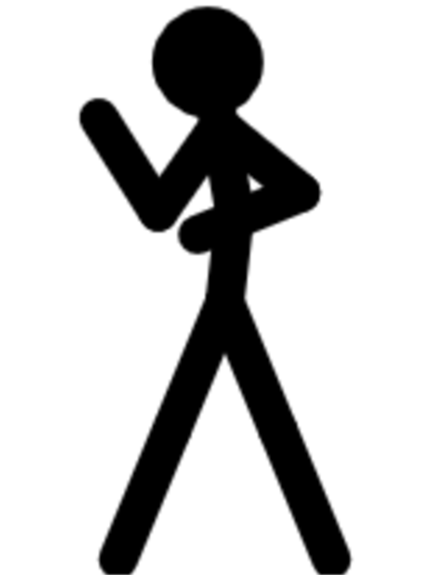
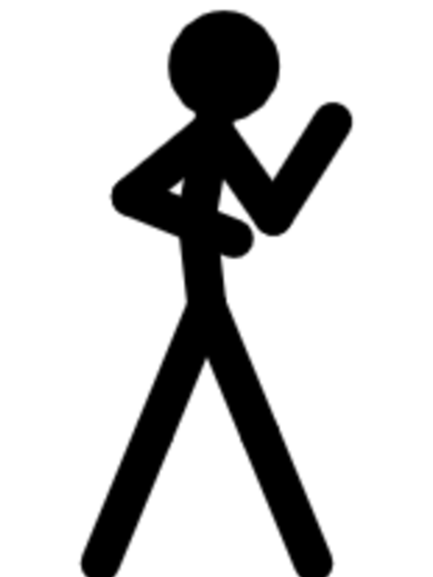
Revision of a layered (433, 577) image; what changed, layer by layer:
added layer "Sticky_0016.png" above "Sticky_0002.png" over [left=77, top=8, right=356, bottom=577]
hid "Sticky_0013.png" over [left=76, top=4, right=355, bottom=575]
